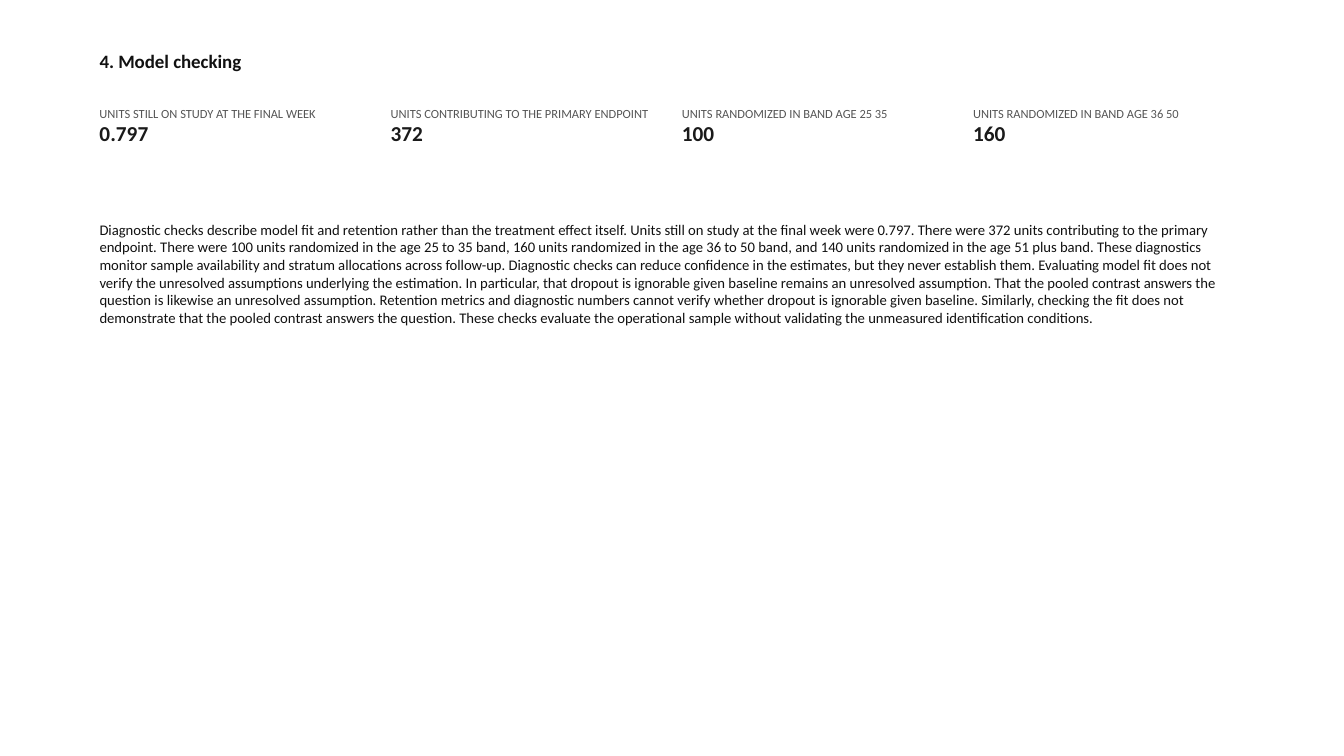
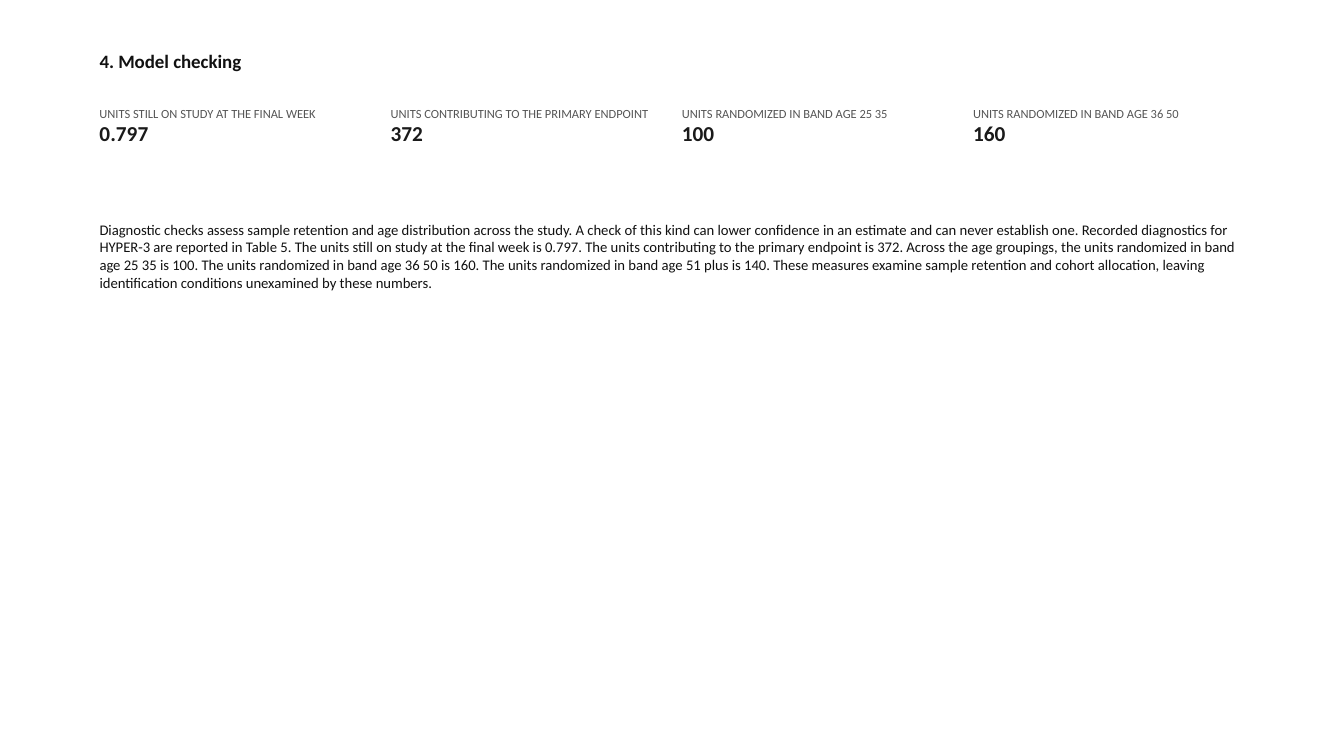
Before and after one commit to redam94/axiom, a slide deck: slide 13 of packages/axiom-dossier/examples/out/hyper3-full.pptx (slide 9 before the commit). Drawn at 1344x756 pixels with LibreOffice and Linux fonts; fonts in the diff are those of the drawing. Boxes give left, top, right and bottom in pixels: in the first picture for what was removed or moved away, otherwise in the second. Text is boxed around its words. In the diff, an @@ line names an element or a change of style, - is before the commit and + after.

```diff
--- a/packages/axiom-dossier/examples/out/hyper3-full.pptx
+++ b/packages/axiom-dossier/examples/out/hyper3-full.pptx
@@ text at box(100, 224, 1235, 273): text changed @@
-Diagnostic checks describe model fit and retention rather than the treatment effect itself. Units still on study at the final week were 0.797. There were 372 units contributing to the primary endpoint. There were 100 units randomized in the age 25 to 35 band, 160 units randomized in the age 36 to 50 band, and 140 units randomized in the age 51 plus band. These diagnostics monitor sample availability and stratum allocations across follow-up. Diagnostic checks can reduce confidence in the estimates, but they never establish them. Evaluating model fit does not verify the unresolved assumptions underlying the estimation. In particular, that dropout is ignorable given baseline remains an unresolved assumption. That the pooled contrast answers the question is likewise an unresolved assumption. Retention metrics and diagnostic numbers cannot verify whether dropout is ignorable given baseline. Similarly, checking the fit does not demonstrate that the pooled contrast answers the question. These checks evaluate the operational sample without validating the unmeasured identification conditions.
+Diagnostic checks assess sample retention and age distribution across the study. A check of this kind can lower confidence in an estimate and can never establish one. Recorded diagnostics for HYPER-3 are reported in Table 5. The units still on study at the final week is 0.797. The units contributing to the primary endpoint is 372. Across the age groupings, the units randomized in band age 25 35 is 100. The units randomized in band age 36 50 is 160. The units randomized in band age 51 plus is 140. These measures examine sample retention and cohort allocation, leaving identification conditions unexamined by these numbers.
```
Also in this commit, not shown: 10 other slides changed, 4 slides added, 43 other files.
